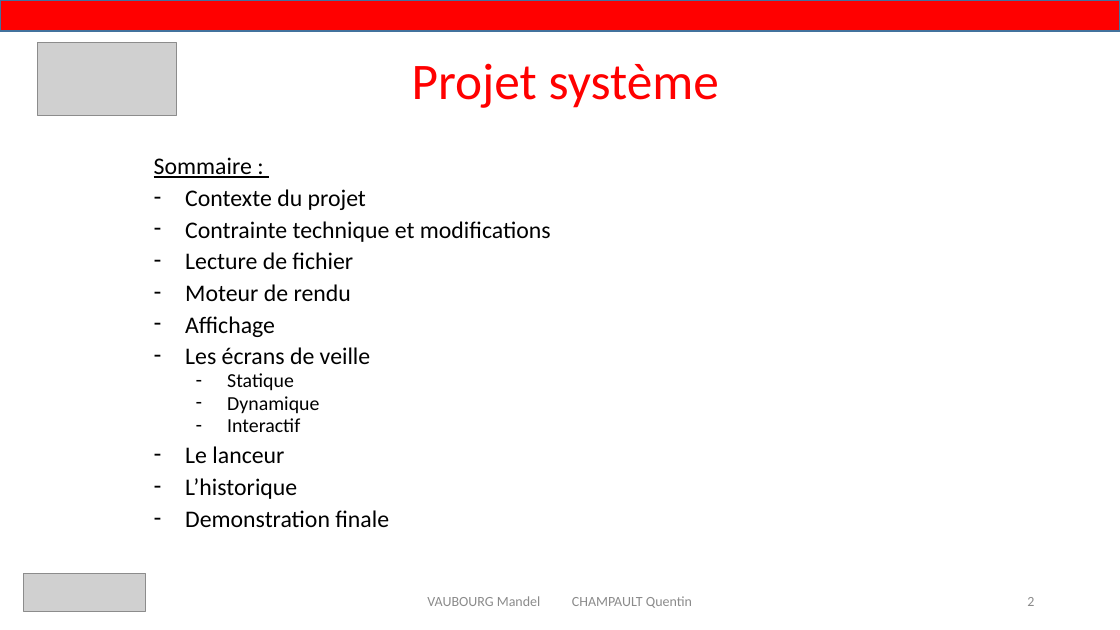
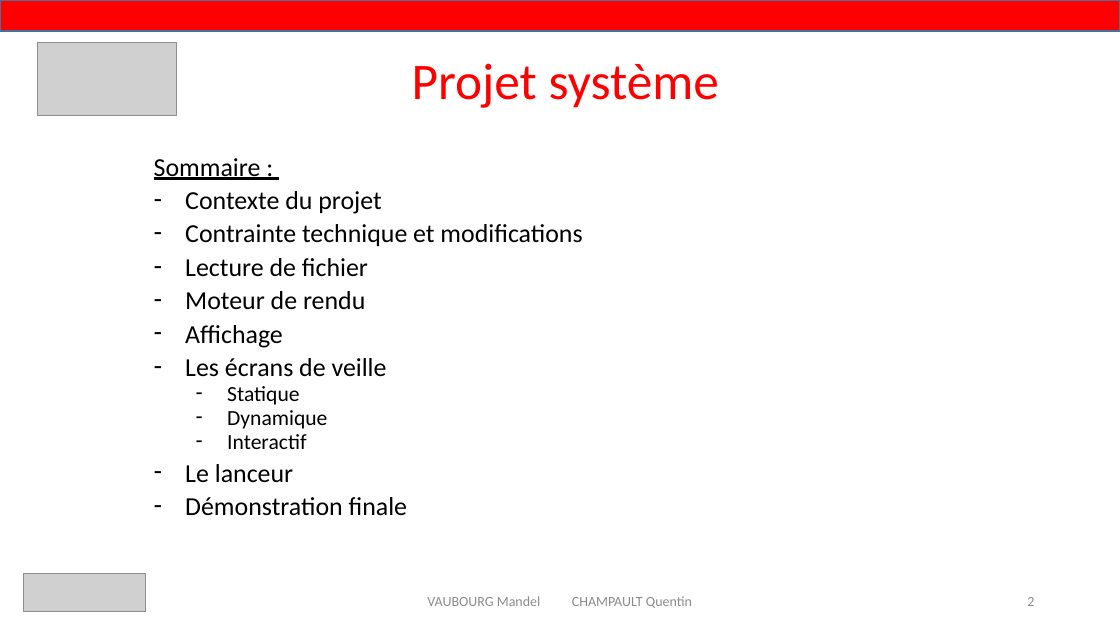
Before and after one commit to Akitoshi02/ExiaScreen, a slide deck: slide 2 of Rapport de fin + Powerpoint/exia.pptx. Drawn at 1120x630 pixels with LibreOffice and Linux fonts; fonts in the diff are those of the drawing; grey boxes stand for pictures. Boxes give left, top, right and bottom in pixels: in the first picture for what was removed or moved away, otherwise in the second. Text is boxed around its words. In the diff, an @@ line names an element or a change of style, - is before the commit and + after.

```diff
--- a/Rapport de fin + Powerpoint/exia.pptx
+++ b/Rapport de fin + Powerpoint/exia.pptx
@@ subtitle at (154,158,582,483): size 20.4 to 22.2 pt in "Sommaire :", "Contexte du projet", "Contrainte technique et modifications", "Lecture de fichier" and 4 more places; size 17 to 18.5 pt in "Statique", "Dynamique", "Interactif" @@
@@ subtitle at (185,497,407,516): text changed; size 20.4 to 22.2 pt @@
-– L’historique
-– Demonstration finale
+– Démonstration finale
```
Also in this commit, not shown: 5 other slides changed, 12 slides added.
